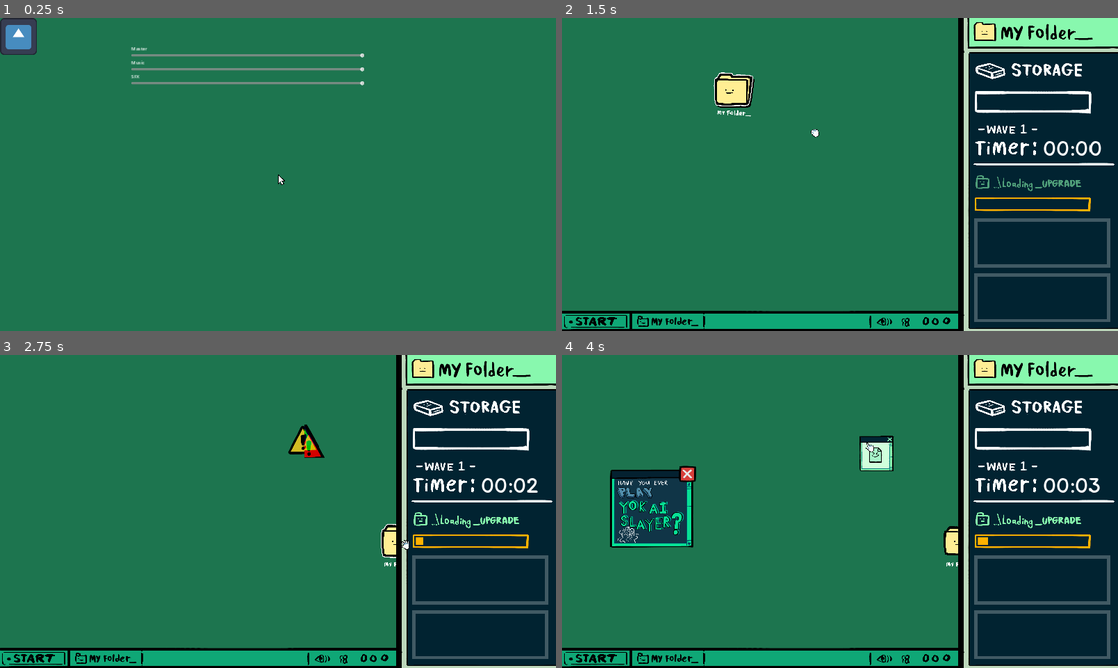
Above: before the commit, frames 1-4 (two rows, left to right).
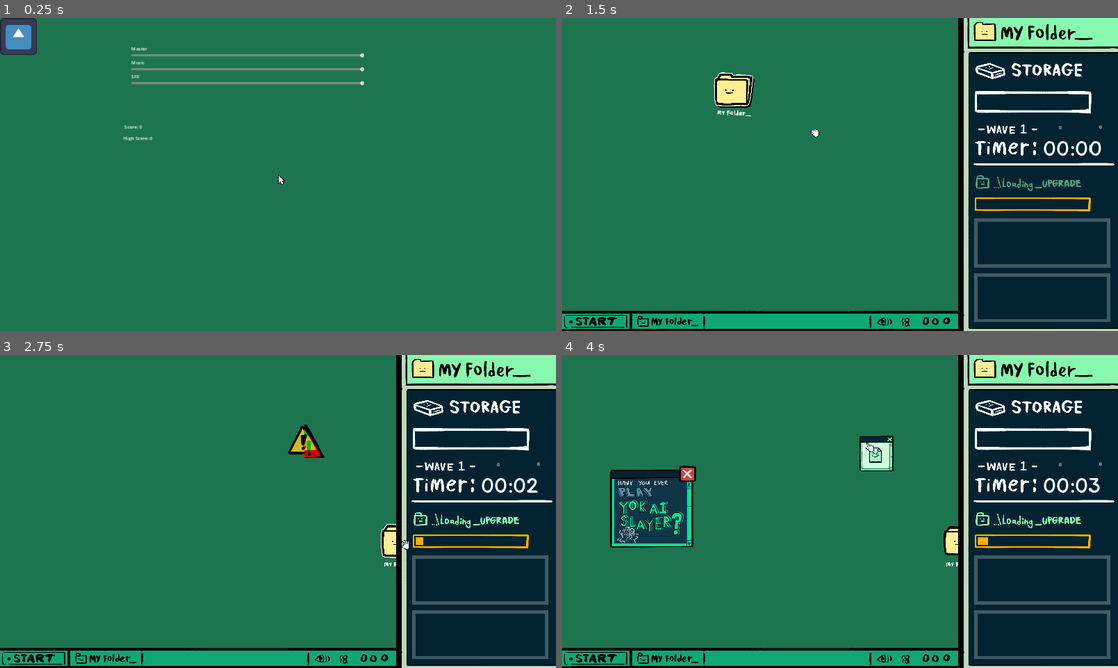
Above: after the commit, the same moments.

Repository: icheft524/Folder-Brawler
Game: Godot game, scene res://menu.tscn
Same seed, same stepped clock (60 frames per second), same inputs: the game is played once before the commit and once after it. The engine's default icon, where the game draws it, is replaced by a stand-in: a white triangle on a blue panel in a dark square.
Inputs (mouse positions are in pixels of both pictures, inside the frame that each line leads up to):
- Up to frame 1 (0.25 s): no input
- Up to frame 2 (1.5 s): click (578, 36) at 0.5 s; tap Enter (ui_accept) at 1.25 s; drag from (695, 68) to (1040, 243) at 1.27 s
- Up to frame 3 (2.75 s): drag from (478, 580) to (400, 539) at 2.02 s
- Up to frame 4 (4 s): move the mouse to (867, 442) at 2.77 s; press the mouse at (867, 442) at 2.78 s; release the mouse at (867, 442) at 3.5 s; drag from (1040, 633) to (867, 442) at 3.52 s

The runs differ from the first frame. In frame 1, less than 0.1% of the frame differs, in the area x 22-28%, y 34-40%; in frame 2, less than 0.1%; in frame 3, less than 0.1%; in frame 4, less than 0.1%.

Commit message:
score_record

Diff:
--- a/enemy/normal_file/normal_file.gd
+++ b/enemy/normal_file/normal_file.gd
@@ -20,6 +20,8 @@
 
 
 func _ready():
+
+
 	global.boss_dies.connect(dead_boss)
 	$indicator.visible = false
 	if !global.enemy_file_drop:
@@ -100,6 +102,8 @@
 		global.mouse_in_enemy = false
 		await get_tree().create_timer(0.5,false).timeout
 		queue_free()
+		global.normal_score += file_size
+		global.gainscore()
 
 func dead_boss():
 	speed = 0
--- a/folder/folder.gd
+++ b/folder/folder.gd
@@ -51,7 +51,7 @@
 	global.target = self
 	global.hand_mouse = false
 	global.score = 0
-	pass
+
 
 func _process(delta):
 	check_cap()
--- a/global.gd
+++ b/global.gd
@@ -1,5 +1,7 @@
 extends Node
 
+signal reloaded
+signal scored
 var time = 0
 var gameend = false
 var target
@@ -24,6 +26,13 @@
 var not_respond_mouse = false
 var scene_reloaded = false
 var score = 0
+var highscore
+
+#enemy_score
+var normal_score = 0
+var encrypt_score = 0
+var zip_score = 0
+var big_score = 0
 
 signal boss_dies
 signal not_responding
@@ -33,3 +42,25 @@
 
 func boss_not_respond():
 	not_responding.emit()
+
+func _ready():
+	var save_file = FileAccess.open("user://save.data", FileAccess.READ)
+	if save_file != null:
+		highscore = save_file.get_32()
+	else:
+		highscore = 0
+		save_game()
+
+func gainscore():
+	score = normal_score + encrypt_score + zip_score + big_score
+	emit_signal("scored")
+	print("scored")
+	sumscore()
+
+func sumscore():
+	if score > highscore:
+		highscore = score
+
+func save_game():
+	var save_file = FileAccess.open("user://save.data", FileAccess.WRITE)
+	save_file.store_32(highscore)
--- a/hud.gd
+++ b/hud.gd
@@ -29,6 +29,8 @@
 	cam.force_pointer = true
 
 func _process(delta):
+	$score.text = str(global.score)
+	$highscore.text = str(global.highscore)
 	secs = fmod(global.time,60)
 	mins = fmod(global.time,60*60) / 60
 	$capacity.value = player.capacity
--- a/hud.tscn
+++ b/hud.tscn
@@ -195,3 +195,17 @@
 position = Vector2(276, 547)
 scale = Vector2(0.57, 0.57)
 texture = ExtResource("9_dr005")
+
+[node name="score" type="Label" parent="."]
+layout_mode = 0
+offset_left = 347.0
+offset_top = 366.0
+offset_right = 462.0
+offset_bottom = 394.0
+
+[node name="highscore" type="Label" parent="."]
+layout_mode = 0
+offset_left = 486.0
+offset_top = 364.0
+offset_right = 526.0
+offset_bottom = 387.0
--- a/menu.gd
+++ b/menu.gd
@@ -16,7 +16,6 @@
 		$tutorial.visible = true
 	Input.set_mouse_mode(Input.MOUSE_MODE_HIDDEN)
 	sound.play_menumusic()
-
 
 # Called every frame. 'delta' is the elapsed time since the previous frame.
 func _process(delta):
--- a/menu.tscn
+++ b/menu.tscn
@@ -10,6 +10,7 @@
 [ext_resource type="Texture2D" uid="uid://qghm72kpdoc2" path="res://art/enemy/enemy_strongA.png" id="9_6loha"]
 [ext_resource type="Texture2D" uid="uid://bgi5hikvbvayv" path="res://art/enemy/enemy_stronghit.png" id="10_a81dn"]
 [ext_resource type="Texture2D" uid="uid://crmvwdulqu6f1" path="res://art/closebutton.png" id="10_ty4tk"]
+[ext_resource type="PackedScene" uid="uid://cb4v7iv0hc5h" path="res://score.tscn" id="11_vraqc"]
 
 [node name="menu" type="Node2D"]
 script = ExtResource("1_pxkw2")
@@ -108,6 +109,12 @@
 ignore_texture_size = true
 stretch_mode = 0
 
+[node name="score" parent="." instance=ExtResource("11_vraqc")]
+offset_left = 352.0
+offset_top = 306.0
+offset_right = 352.0
+offset_bottom = 306.0
+
 [connection signal="pressed" from="Button" to="." method="_on_button_pressed"]
 [connection signal="value_changed" from="VBoxContainer/sfx" to="." method="_on_sfx_value_changed"]
 [connection signal="pressed" from="tutorial" to="." method="_on_tutorial_pressed"]
--- /dev/null
+++ b/score.gd
@@ -0,0 +1,13 @@
+extends Control
+
+func set_score(value):
+	%score.text = "Score: " + str(value)
+
+func set_highscore(value):
+	%highscore.text = "High Score: " + str(value)
+
+func _process(delta):
+	self.set_score(global.score)
+	self.set_highscore(global.highscore)
+	global.save_game()
+	self.visible = true
--- /dev/null
+++ b/score.tscn
@@ -0,0 +1,30 @@
+[gd_scene load_steps=2 format=3 uid="uid://cb4v7iv0hc5h"]
+
+[ext_resource type="Script" path="res://score.gd" id="1_1tibt"]
+
+[node name="score" type="Control"]
+layout_mode = 3
+anchors_preset = 15
+anchor_right = 1.0
+anchor_bottom = 1.0
+grow_horizontal = 2
+grow_vertical = 2
+script = ExtResource("1_1tibt")
+
+[node name="score" type="Label" parent="."]
+unique_name_in_owner = true
+layout_mode = 0
+offset_left = 77.0
+offset_top = 57.0
+offset_right = 302.0
+offset_bottom = 83.0
+text = "Score:"
+
+[node name="highscore" type="Label" parent="."]
+unique_name_in_owner = true
+layout_mode = 0
+offset_left = 74.0
+offset_top = 96.0
+offset_right = 311.0
+offset_bottom = 122.0
+text = "High Score:"
Not shown: 1 places in menu.tscn that only renumber resources
